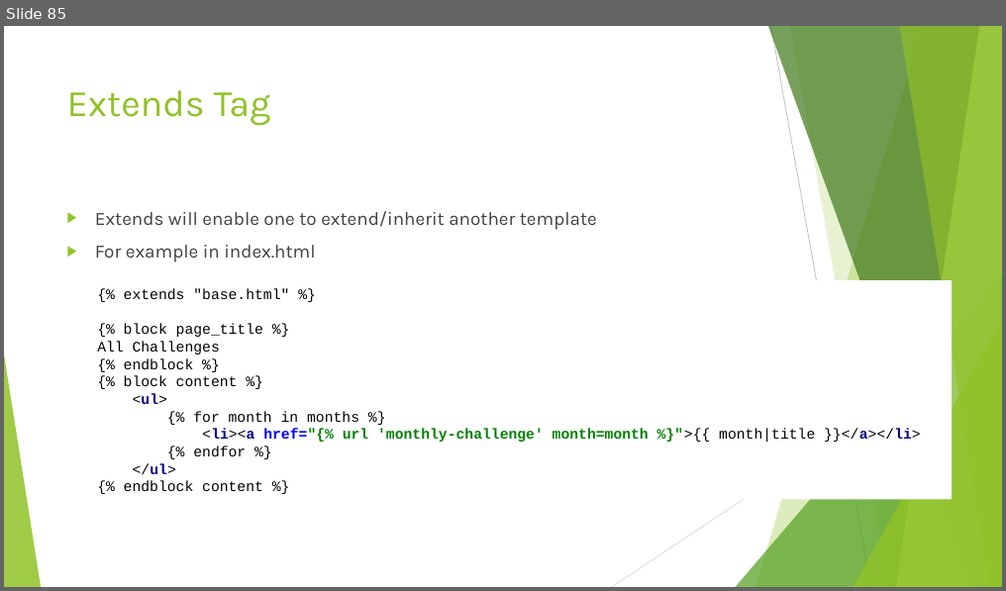
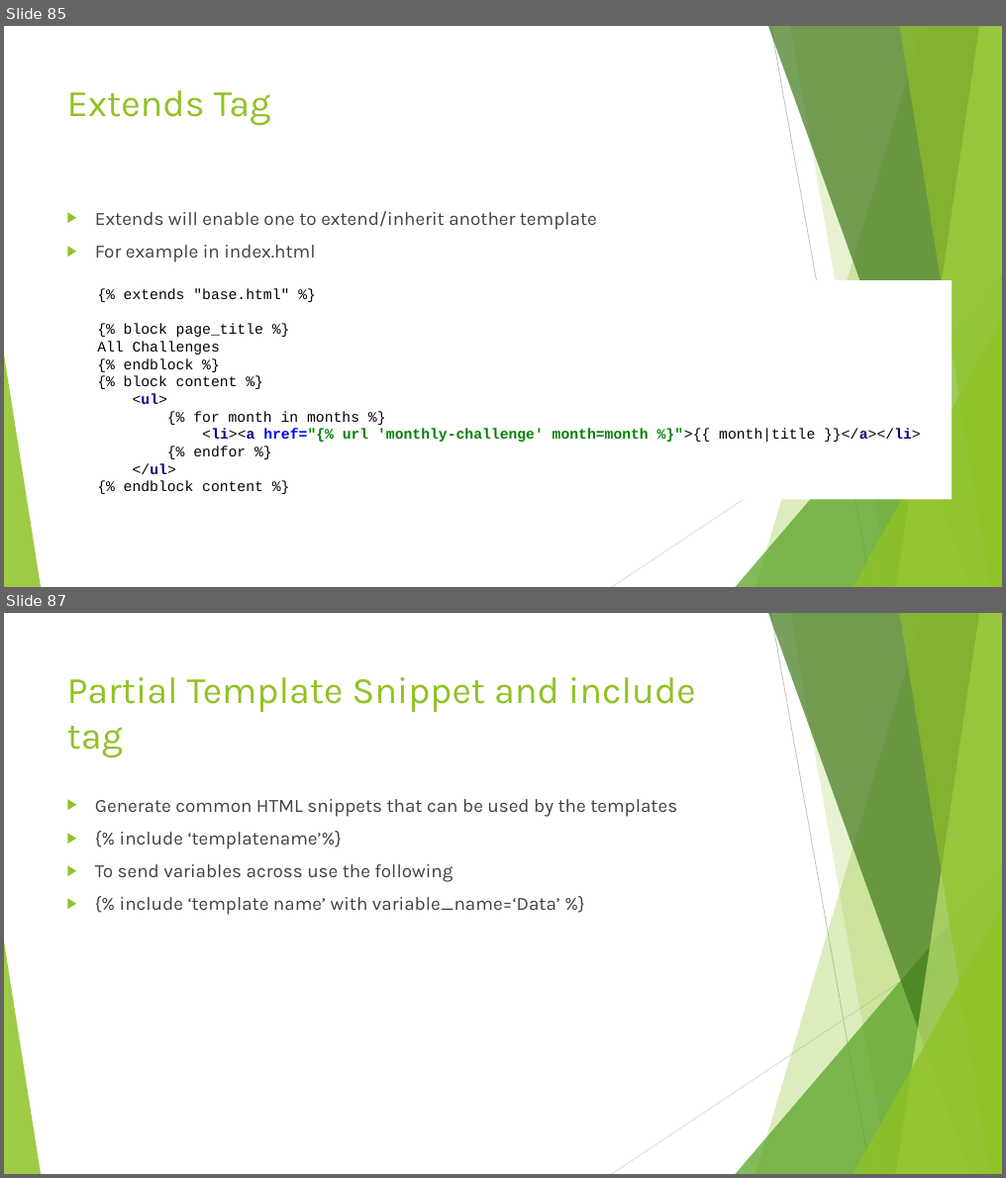
Before and after one commit to edyoda/PD-281220-Session-Code, a slide deck: Django EdYoda.pptx. Shown one above the other, each under a label of ours: slide 85 before the commit, slides 85 and 87 after it; the slides between them are not shown. The pictures are 1006x591 and 1006x1178 pixels, drawn with LibreOffice and Linux fonts; fonts in the diff are those of the drawing. Boxes give left, top, right and bottom in pixels: in the first picture for what was removed or moved away, otherwise in the second. Text is boxed around its words. In the diff, an @@ line names an element or a change of style, - is before the commit and + after.

```diff
--- a/Django EdYoda.pptx
+++ b/Django EdYoda.pptx
@@ slide 87 added at (4, 613, 1002, 1174), background #FFFFFF; not listed: 10 template elements that a slide beside it also shows @@
@@ title added at (67, 677, 696, 758), 36 pt, text #90C226 @@
+Partial Template Snippet and include tag
@@ text added at (95, 799, 677, 915), 18 pt, text #404040 @@
+▶ Generate common HTML snippets that can be used by the templates
+▶ {% include ‘templatename’%}
+▶ To send variables across use the following
+▶ {% include ‘template name’ with variable_name=‘Data’ %}
```
Also in this commit, not shown: 3 slides changed, 9 other slides added, 22 other files.
